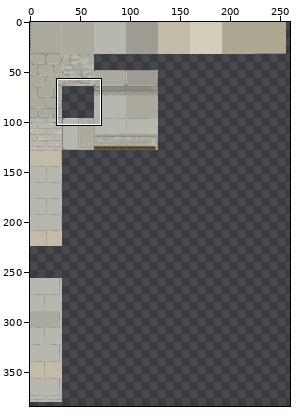
File history of a sprite sheet, Assets/Sprites/Tiles/seamless.png. The picture above shows the old version from afar; the outline marks the close-up.
Close-up. Before the edit:
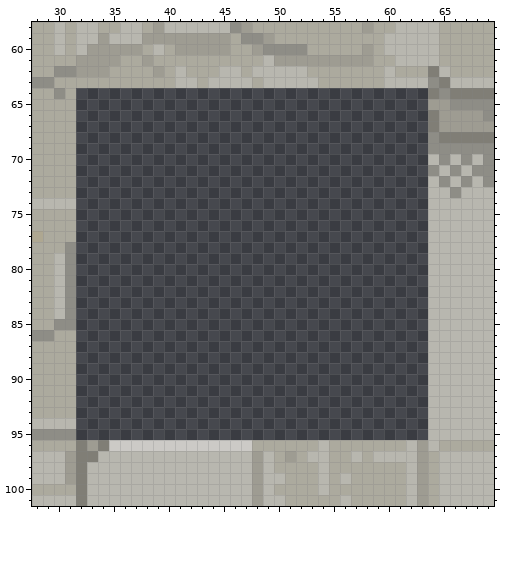
The file is 512x512 pixels. Shown: x 28..69, y 58..101. The wide view leaves out empty margins. The commit also changed other parts of the picture, which this record leaves out.
And afterwards:
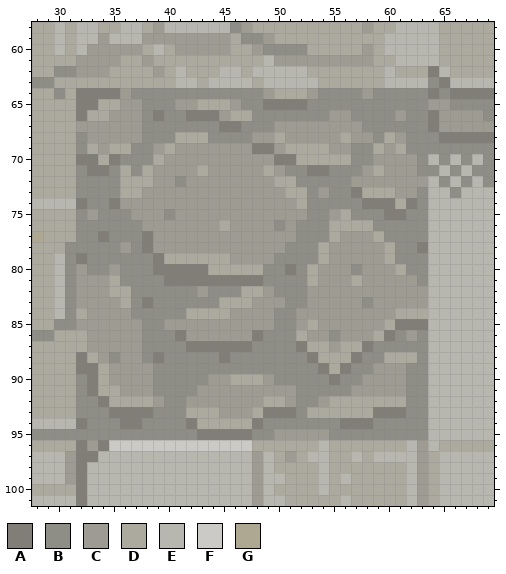
Palette (. is transparent): A #807e76  B #8e8d86  C #9e9c92  D #acaa9e  E #b8b7af  F #cccac6  G #aea791
Changes in this commit:
{"y":64,"x":32,"old":"................................","new":"AAAACBBBBBBBBBBBBCDDDCBBBBCBBBBB"}
{"y":65,"x":32,"old":"................................","new":"AADDCCBBBCCDDDCBBAAAABBBBBBBBBBB"}
{"y":66,"x":32,"old":"................................","new":"ADDCCCBABBAAACDDBBBBBBBCCBBBBCBB"}
{"y":67,"x":32,"old":"................................","new":"CCCCCCBBBBBBBAABBBCCCCCCCCBBBBBB"}
{"y":68,"x":32,"old":"................................","new":"BCCCCCBBBDDDBBBBCCDCCCCCDCCBDCBB"}
{"y":69,"x":32,"old":"................................","new":"BDCDDBBCDCCCCCCCAACDDDDCCBBDCDBB"}
{"y":70,"x":32,"old":"................................","new":"AADABBBDCCCCCCCCCCAADDDDDBBCCCCB"}
{"y":71,"x":32,"old":"................................","new":"BAABDBDCCCCDCCCCCDCBBAABBBCDCCCB"}
{"y":72,"x":32,"old":"................................","new":"BBBBDDDCCBCCCCCCCCDDBBBBBCCCCCCC"}
{"y":73,"x":32,"old":"................................","new":"BBBBDDCCCCCCCCCCCCCDDBCBBADDDCCB"}
{"y":74,"x":32,"old":"................................","new":"ABBACCCCCCCCCCCCCCCCDBBBBBAAADAB"}
{"y":75,"x":32,"old":"................................","new":"BCBBBCCCBCCCCCCCCCCCCBBCDBBBAABB"}
{"y":76,"x":32,"old":"................................","new":"BBBBBBCCCCCCCDCCCCBCBBBDDDDBBBBB"}
{"y":77,"x":32,"old":"................................","new":"BBABBBACCCCCCCCCCCCCBBBDCCCDBBBB"}
{"y":78,"x":32,"old":"................................","new":"BBBBCBACCCCCCCCCCCCBBBDCCCCCDBBA"}
{"y":79,"x":32,"old":"................................","new":"ABBBBBBADDDDDDCCCCBBBBDCCCCCDBBB"}
{"y":80,"x":32,"old":"................................","new":"CBBCBBBAAAAADDDDDBBABDCCCBCCCDBB"}
{"y":81,"x":32,"old":"................................","new":"CCCDBBBBAAAAAAAAABBBBDCCCDCCCCCB"}
{"y":82,"x":32,"old":"................................","new":"CCCDDBBBBBBCBBBDDCBBBCCCCCCCCCCC"}
{"y":83,"x":32,"old":"................................","new":"CCCCDBABBBBBBDDDCCCBBCCCCCBCCCCC"}
{"y":84,"x":32,"old":"................................","new":"DCCCCBBBBBDDDDCCCCBBCCCCCCCCCDDD"}
{"y":85,"x":32,"old":"................................","new":"CCCCCCBBCCCCCCCCCCBBCDCCCCCCDAAA"}
{"y":86,"x":32,"old":"................................","new":"DCCCCCBBBACCCCCCABBBDCCBCCCDABCB"}
{"y":87,"x":32,"old":"................................","new":"DCCCCCBBBBAAAAAABBBBADDCDDABBBBB"}
{"y":88,"x":32,"old":"................................","new":"ADCBCCBABBBBBABBBBBBBADDDABBDDDB"}
{"y":89,"x":32,"old":"................................","new":"AADCCCCBBBBBBBBBBBBBBBADABBCCCBB"}
{"y":90,"x":32,"old":"................................","new":"BADCCCCBBBBBCCDDDCBBBBBABBCCCCBB"}
{"y":91,"x":32,"old":"................................","new":"BADDCCCBBBBCCCCCCCCCBBBBBCCCCCBB"}
{"y":92,"x":32,"old":"................................","new":"BBADDDDCBBCCCCCCCDDCBBCDDDDDDDBB"}
{"y":93,"x":32,"old":"................................","new":"BBBAAAABBBDDDCCCDAAABDDDDDDAAABB"}
{"y":94,"x":32,"old":"................................","new":"ABBBAABBBBADDDDDABBBBBBBAAABBBBB"}
{"y":95,"x":32,"old":"................................","new":"BBBBBBBBBBBAAAAABBCCCCCBBBBBBBBB"}
{"label":"added","picture_box":[76,88,428,440]}
